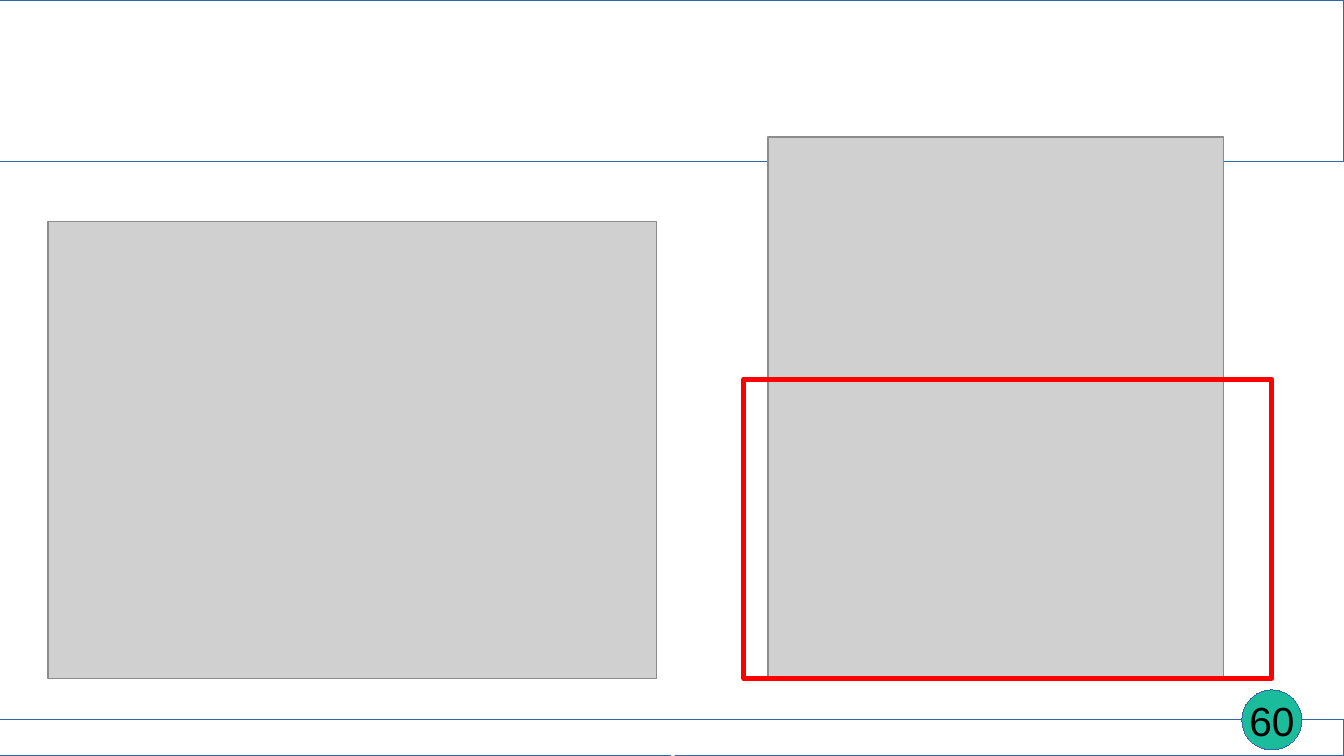
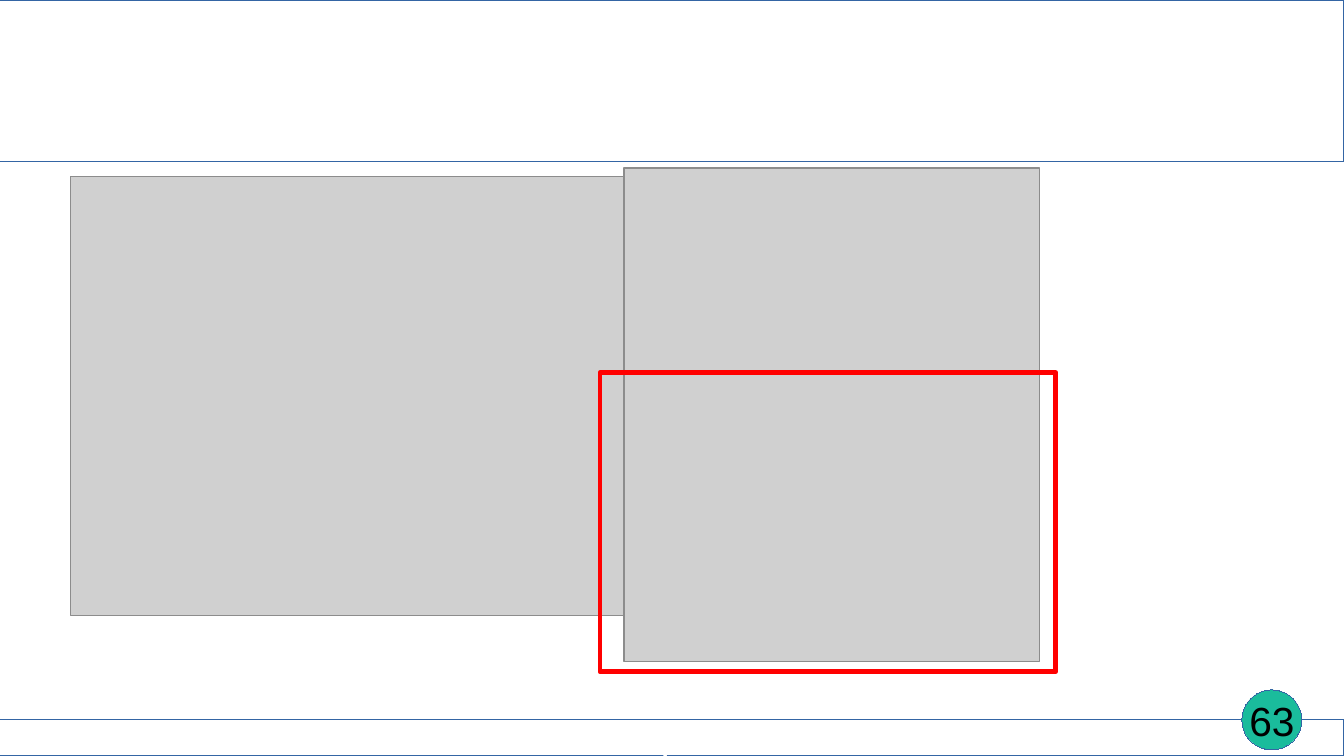
Before and after one commit to EmmaBroudic/Projet-Nooky, a slide deck: slide 63 of doc/Nooky4.odp (slide 60 before the commit). Drawn at 1344x756 pixels with LibreOffice and Linux fonts; fonts in the diff are those of the drawing; grey boxes stand for pictures. Boxes give left, top, right and bottom in pixels: in the first picture for what was removed or moved away, otherwise in the second. Text is boxed around its words. In the diff, an @@ line names an element or a change of style, - is before the commit and + after.

```diff
--- a/doc/Nooky4.odp
+++ b/doc/Nooky4.odp
@@ picture: place and size @@
-picture at [48,222,656,679]
+picture at [71,177,655,616]
@@ picture: place and size @@
-picture at [768,137,1224,678]
+picture at [624,168,1040,662]
@@ rectangle: place and size @@
-rectangle at [744,379,1272,679]
+rectangle at [600,373,1056,673]
@@ page number at [1249,707,1294,743]: text changed @@
-60
+63
@@ text at [487,755,856,756]: text changed @@
-Partie 6 : l'implémentation
+Partie 6 : Implémentation
```
Also in this commit, not shown: 56 other slides changed, 4 slides added, 15 other files.
